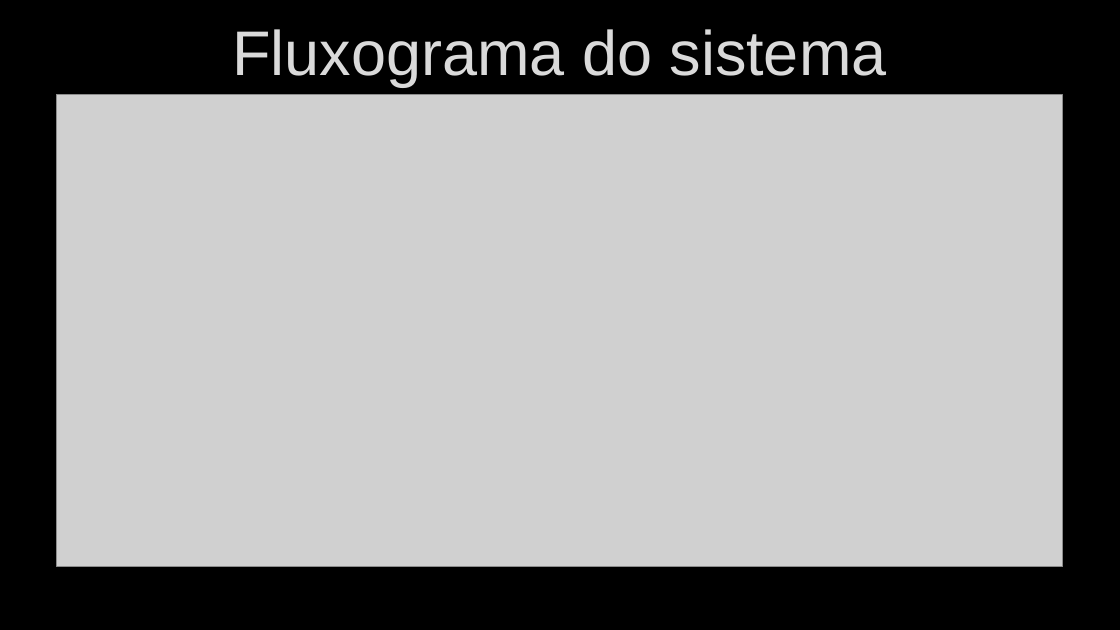
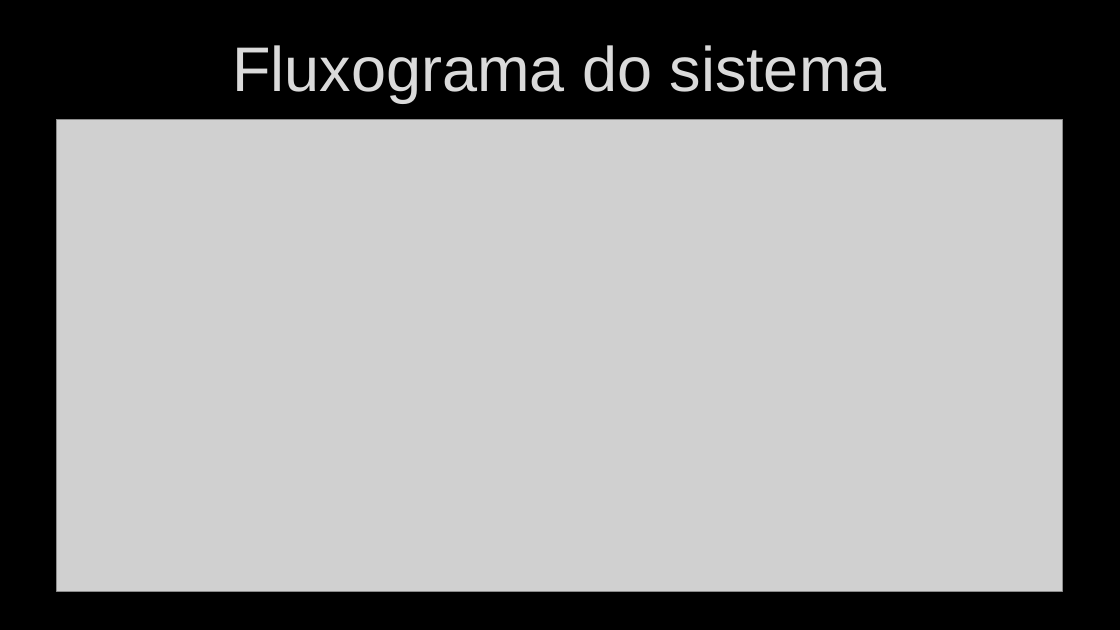
Before and after one commit to ThomazSato/UP-ADS, a slide deck: slide 2 of apresentação aps.pptx (slide 1 before the commit). Drawn at 1120x630 pixels with LibreOffice and Linux fonts; fonts in the diff are those of the drawing; grey boxes stand for pictures; background and template pictures are left out. Boxes give left, top, right and bottom in pixels: in the first picture for what was removed or moved away, otherwise in the second. Text is boxed around its words. In the diff, an @@ line names an element or a change of style, - is before the commit and + after.

```diff
--- a/apresentação aps.pptx
+++ b/apresentação aps.pptx
@@ title "Fluxograma do sistema": place and size @@
-title "Fluxograma do sistema" at bbox=[232, 29, 887, 87]
+title "Fluxograma do sistema" at bbox=[232, 45, 887, 103]
@@ picture: place and size @@
-picture at bbox=[56, 94, 1062, 566]
+picture at bbox=[56, 119, 1062, 592]
```
Also in this commit, not shown: 3 other slides changed, 2 slides added.
